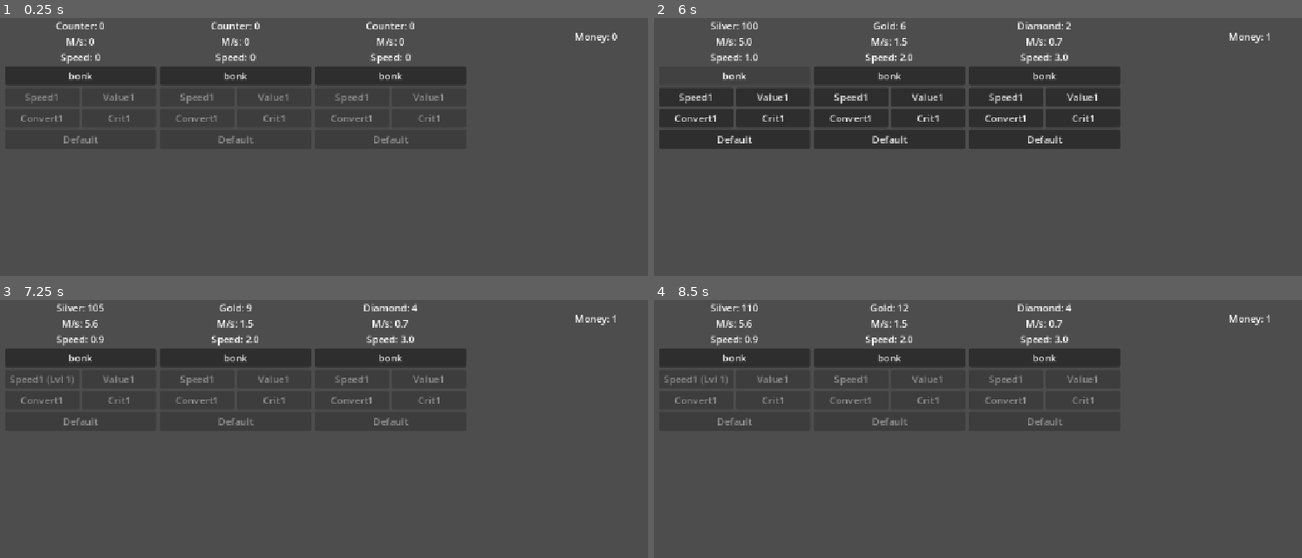
Above: before the commit, frames 1-4 (two rows, left to right).
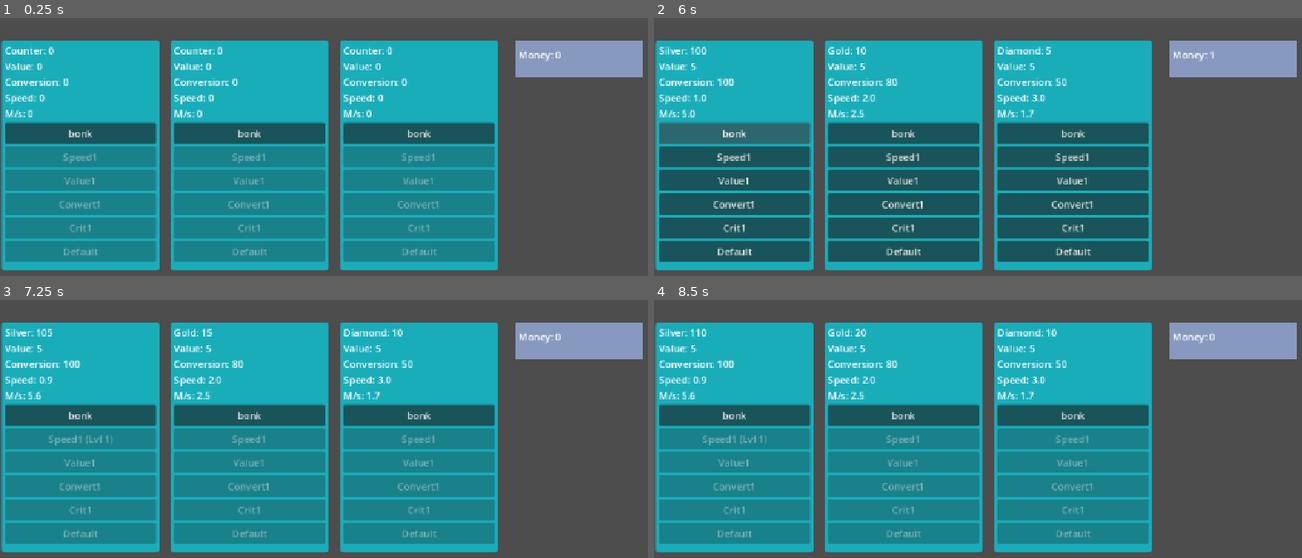
Above: after the commit, the same moments.

Repository: mobsung/IncrementalGame
Game: Godot game, scene res://game.tscn
Two runs of this game, one before a commit and one after it. Both use one fixed random seed, a clock stepped at 60 frames per second and the inputs below.
Inputs:
- Up to frame 1 (0.25 s): no input
- Up to frame 2 (6 s): click "bonk" at 0.5 s; click "bonk" at 1.25 s; click "bonk" at 2 s; tap Enter at 2.75, 5 s; tap Space at 3.5, 5.75 s
- Up to frame 3 (7.25 s): click "Speed1" at 6.5 s
- Up to frame 4 (8.5 s): tap Enter at 7.25 s

The runs differ from the first frame. In frame 1, 69% of the frame differs, in the area x 0-100%, y 1-98%; in frame 2, 70%; in frame 3, 69%; in frame 4, 69%.

Commit message:
styling counterComponent

Diff:
--- a/game.tscn
+++ b/game.tscn
@@ -8,40 +8,37 @@
 script = ExtResource("1_e2o6t")
 
 [node name="CounterComponent" parent="." unique_id=2104405447 instance=ExtResource("1_80nbo")]
+anchors_preset = 0
+anchor_left = 0.0
+anchor_top = 0.0
+anchor_right = 0.0
+anchor_bottom = 0.0
 offset_left = 8.0
-offset_top = 8.0
+offset_top = 42.0
 offset_right = 258.0
-offset_bottom = 208.0
-grow_horizontal = 1
-grow_vertical = 1
+offset_bottom = 242.0
 counter_name = "Silver"
 
 [node name="CounterComponent2" parent="." unique_id=1156436197 instance=ExtResource("1_80nbo")]
-offset_left = 264.0
-offset_top = 8.0
-offset_right = 514.0
-offset_bottom = 208.0
-grow_horizontal = 1
-grow_vertical = 1
-milestone_target = 80
-base_passive_increment = 3
+offset_left = 287.0
+offset_top = 42.0
+offset_right = 537.0
+offset_bottom = 412.0
+conversion = 80
 base_timer_wait_time = 2.0
 
 [node name="CounterComponent3" parent="." unique_id=1796525954 instance=ExtResource("1_80nbo")]
-offset_left = 520.0
-offset_top = 8.0
-offset_right = 770.0
-offset_bottom = 208.0
-grow_horizontal = 1
-grow_vertical = 1
+offset_left = 567.0
+offset_top = 42.0
+offset_right = 817.0
+offset_bottom = 412.0
 counter_name = "Diamond"
-milestone_target = 50
-base_passive_increment = 2
+conversion = 50
 base_timer_wait_time = 3.0
 
 [node name="MainCurrency" parent="." unique_id=839257024 node_paths=PackedStringArray("counter_components") groups=["bank"] instance=ExtResource("3_feb5d")]
-offset_left = 949.0
-offset_top = 6.0
-offset_right = 1149.0
-offset_bottom = 56.0
+offset_left = 856.0
+offset_top = 42.0
+offset_right = 1056.0
+offset_bottom = 92.0
 counter_components = [NodePath("../CounterComponent"), NodePath("../CounterComponent2"), NodePath("../CounterComponent3")]
--- a/scenes/Currency.tscn
+++ b/scenes/Currency.tscn
@@ -2,22 +2,35 @@
 
 [ext_resource type="Script" uid="uid://cjsjunrjrpes0" path="res://scripts/currency.gd" id="1_fkyde"]
 
+[sub_resource type="StyleBoxFlat" id="StyleBoxFlat_fkyde"]
+bg_color = Color(0.53121364, 0.6011435, 0.7437051, 1)
+corner_detail = 5
+expand_margin_left = 5.0
+expand_margin_top = 5.0
+expand_margin_right = 5.0
+expand_margin_bottom = 5.0
+anti_aliasing = false
+
 [node name="Control" type="Control" unique_id=839257024]
-custom_minimum_size = Vector2(200, 50)
+custom_minimum_size = Vector2(150, 30)
 layout_mode = 3
-anchors_preset = 0
-offset_right = 200.0
-offset_bottom = 50.0
+anchor_right = 0.13020833
+anchor_bottom = 0.046296295
 script = ExtResource("1_fkyde")
+metadata/_edit_use_anchors_ = true
 
-[node name="VBoxContainer" type="VBoxContainer" parent="." unique_id=165540705]
-custom_minimum_size = Vector2(200, 50)
+[node name="PanelContainer" type="PanelContainer" parent="." unique_id=92251455]
 layout_mode = 1
-offset_right = 200.0
-offset_bottom = 50.0
+anchors_preset = 15
+anchor_right = 1.0
+anchor_bottom = 1.0
+grow_horizontal = 2
+grow_vertical = 2
+theme_override_styles/panel = SubResource("StyleBoxFlat_fkyde")
 
-[node name="MainLabel" type="Label" parent="VBoxContainer" unique_id=1612240431]
+[node name="MainLabel" type="Label" parent="PanelContainer" unique_id=1612240431]
 unique_name_in_owner = true
+custom_minimum_size = Vector2(0, 35)
 layout_mode = 2
 size_flags_vertical = 6
 text = "Money: "
--- a/scenes/buyUpgrade.tscn
+++ b/scenes/buyUpgrade.tscn
@@ -3,11 +3,11 @@
 [ext_resource type="Script" uid="uid://dx03rfxf3wkxb" path="res://scripts/buyUpgrade.gd" id="1_q4wna"]
 
 [node name="BuyUpgrade" type="Button" unique_id=17814390]
-custom_minimum_size = Vector2(100, 0)
+custom_minimum_size = Vector2(0, 35)
+custom_maximum_size = Vector2(-1, 35)
 anchors_preset = -1
 anchor_right = 0.08680555
-anchor_bottom = 0.047839507
-offset_right = -62.0
+anchor_bottom = 0.054012347
 size_flags_horizontal = 3
 text = "Buy"
 script = ExtResource("1_q4wna")
--- a/scenes/counterComponent.tscn
+++ b/scenes/counterComponent.tscn
@@ -3,79 +3,87 @@
 [ext_resource type="Script" uid="uid://bd1uhsv7akekg" path="res://scripts/counterComponent.gd" id="1_s0xjf"]
 [ext_resource type="PackedScene" uid="uid://2dq0d5c14wsy" path="res://scenes/buyUpgrade.tscn" id="2_6bnwf"]
 
+[sub_resource type="StyleBoxFlat" id="StyleBoxFlat_dpsgk"]
+bg_color = Color(0.096785925, 0.677311, 0.73034793, 1)
+corner_radius_top_left = 5
+corner_radius_top_right = 5
+corner_radius_bottom_right = 5
+corner_radius_bottom_left = 5
+expand_margin_left = 5.0
+expand_margin_top = 5.0
+expand_margin_right = 5.0
+expand_margin_bottom = 5.0
+
 [node name="CounterComponent" type="Control" unique_id=2104405447]
-custom_minimum_size = Vector2(200, 200)
+custom_minimum_size = Vector2(200, 370)
 layout_mode = 3
-anchor_right = 0.2170139
-anchor_bottom = 0.30864197
-grow_horizontal = 2
-grow_vertical = 2
+anchor_left = 0.0026041667
+anchor_top = -0.0030864198
+anchor_right = 0.1779514
+anchor_bottom = 0.56790125
 script = ExtResource("1_s0xjf")
 metadata/_edit_use_anchors_ = true
 
 [node name="Timer" type="Timer" parent="." unique_id=1787928864]
 autostart = true
 
-[node name="VBoxContainer" type="VBoxContainer" parent="." unique_id=1348365546]
+[node name="PanelContainer" type="PanelContainer" parent="." unique_id=479265953]
 layout_mode = 1
-anchors_preset = -1
-anchor_top = -0.012499998
+anchors_preset = 15
 anchor_right = 1.0
-anchor_bottom = 1.0125
+anchor_bottom = 1.0
 grow_horizontal = 2
 grow_vertical = 2
+theme_override_styles/panel = SubResource("StyleBoxFlat_dpsgk")
 metadata/_edit_use_anchors_ = true
 
-[node name="Label" type="Label" parent="VBoxContainer" unique_id=1618765966]
+[node name="VBoxContainer" type="VBoxContainer" parent="PanelContainer" unique_id=1348365546]
+custom_minimum_size = Vector2(200, 200)
+layout_mode = 2
+metadata/_edit_use_anchors_ = true
+
+[node name="Label" type="Label" parent="PanelContainer/VBoxContainer" unique_id=1618765966]
 unique_name_in_owner = true
 layout_mode = 2
 text = "Counter: 0
-M/s: 0
-Speed: 0"
-horizontal_alignment = 1
+Value: 0
+Conversion: 0
+Speed: 0
+M/s: 0"
 
-[node name="Button" type="Button" parent="VBoxContainer" unique_id=584971701]
+[node name="Button" type="Button" parent="PanelContainer/VBoxContainer" unique_id=584971701]
+custom_minimum_size = Vector2(0, 35)
+custom_maximum_size = Vector2(-1, 35)
 layout_mode = 2
 text = "bonk"
 
-[node name="VBoxContainer2" type="VBoxContainer" parent="VBoxContainer" unique_id=1701551757]
+[node name="VBoxContainer2" type="VBoxContainer" parent="PanelContainer/VBoxContainer" unique_id=1701551757]
 layout_mode = 2
 size_flags_vertical = 3
 
-[node name="HBoxContainer" type="HBoxContainer" parent="VBoxContainer/VBoxContainer2" unique_id=1404986321]
-layout_mode = 2
-size_flags_vertical = 3
-
-[node name="Speed1" parent="VBoxContainer/VBoxContainer2/HBoxContainer" unique_id=17814390 instance=ExtResource("2_6bnwf")]
+[node name="Speed1" parent="PanelContainer/VBoxContainer/VBoxContainer2" unique_id=17814390 instance=ExtResource("2_6bnwf")]
 layout_mode = 2
 upgrade_name = "Speed1"
 upgrade_value = 0.1
 
-[node name="Value1" parent="VBoxContainer/VBoxContainer2/HBoxContainer" unique_id=1411859558 instance=ExtResource("2_6bnwf")]
+[node name="Value1" parent="PanelContainer/VBoxContainer/VBoxContainer2" unique_id=1411859558 instance=ExtResource("2_6bnwf")]
 layout_mode = 2
 upgrade_name = "Value1"
 
-[node name="HBoxContainer2" type="HBoxContainer" parent="VBoxContainer/VBoxContainer2" unique_id=488803785]
-layout_mode = 2
-size_flags_vertical = 3
-
-[node name="Convert1" parent="VBoxContainer/VBoxContainer2/HBoxContainer2" unique_id=1089699865 instance=ExtResource("2_6bnwf")]
+[node name="Convert1" parent="PanelContainer/VBoxContainer/VBoxContainer2" unique_id=1089699865 instance=ExtResource("2_6bnwf")]
 layout_mode = 2
 upgrade_name = "Convert1"
 
-[node name="Crit1" parent="VBoxContainer/VBoxContainer2/HBoxContainer2" unique_id=755492391 instance=ExtResource("2_6bnwf")]
+[node name="Crit1" parent="PanelContainer/VBoxContainer/VBoxContainer2" unique_id=755492391 instance=ExtResource("2_6bnwf")]
 layout_mode = 2
 upgrade_name = "Crit1"
 
-[node name="HBoxContainer3" type="HBoxContainer" parent="VBoxContainer/VBoxContainer2" unique_id=836637339]
-layout_mode = 2
-
-[node name="BuyUpgrade" parent="VBoxContainer/VBoxContainer2/HBoxContainer3" unique_id=2105965146 instance=ExtResource("2_6bnwf")]
+[node name="BuyUpgrade" parent="PanelContainer/VBoxContainer/VBoxContainer2" unique_id=2105965146 instance=ExtResource("2_6bnwf")]
 layout_mode = 2
 
 [connection signal="timeout" from="Timer" to="." method="_on_timer_timeout"]
-[connection signal="pressed" from="VBoxContainer/Button" to="." method="_on_manual_click_button_pressed"]
-[connection signal="was_pressed" from="VBoxContainer/VBoxContainer2/HBoxContainer/Speed1" to="." method="_on_speed_1_was_pressed"]
-[connection signal="was_pressed" from="VBoxContainer/VBoxContainer2/HBoxContainer/Value1" to="." method="_on_value_1_was_pressed"]
-[connection signal="was_pressed" from="VBoxContainer/VBoxContainer2/HBoxContainer2/Convert1" to="." method="_on_convert_1_was_pressed"]
-[connection signal="was_pressed" from="VBoxContainer/VBoxContainer2/HBoxContainer2/Crit1" to="." method="_on_crit_1_was_pressed"]
+[connection signal="pressed" from="PanelContainer/VBoxContainer/Button" to="." method="_on_manual_click_button_pressed"]
+[connection signal="was_pressed" from="PanelContainer/VBoxContainer/VBoxContainer2/Speed1" to="." method="_on_speed_1_was_pressed"]
+[connection signal="was_pressed" from="PanelContainer/VBoxContainer/VBoxContainer2/Value1" to="." method="_on_value_1_was_pressed"]
+[connection signal="was_pressed" from="PanelContainer/VBoxContainer/VBoxContainer2/Convert1" to="." method="_on_convert_1_was_pressed"]
+[connection signal="was_pressed" from="PanelContainer/VBoxContainer/VBoxContainer2/Crit1" to="." method="_on_crit_1_was_pressed"]
--- a/scripts/counterComponent.gd
+++ b/scripts/counterComponent.gd
@@ -4,8 +4,8 @@
 signal milestone_reached
 
 @export var counter_name: String = "Gold"
-@export var milestone_target: int = 100
-@export var base_passive_increment: int = 5
+@export var conversion: int = 100
+@export var increment_value: int = 5
 @export var base_timer_wait_time: float = 1.0
 
 
@@ -22,15 +22,17 @@
 
 
 func update_ui() -> void:
-	ms_1 = float(base_passive_increment) / timer.wait_time
+	ms_1 = float(increment_value) / timer.wait_time
 	counter_label.text = """%s: %d
-M/s: %.1f
-Speed: %.1f""" % [counter_name, counter_value, ms_1, timer.wait_time]
+Value: %d
+Conversion: %d
+Speed: %.1f
+M/s: %.1f""" % [counter_name, counter_value, increment_value, conversion, timer.wait_time, ms_1]
 
 	check_milestone()
 
 func check_milestone() -> void:
-	var current_milestone: int = counter_value / milestone_target
+	var current_milestone: int = counter_value / conversion
 
 	if current_milestone > last_milestone:
 		var milestones_passed = current_milestone - last_milestone
@@ -44,7 +46,7 @@
 	update_ui()
 
 func _on_timer_timeout() -> void:
-	counter_value += base_passive_increment
+	counter_value += increment_value
 	update_ui()
 
 func _on_speed_1_was_pressed() -> void:
@@ -54,12 +56,12 @@
 
 
 func _on_value_1_was_pressed() -> void:
-	base_passive_increment += 1
+	increment_value += 1
 	update_ui()
 
 
 func _on_convert_1_was_pressed() -> void:
-	milestone_target -= 1
+	conversion -= 1
 	update_ui()
 
 
--- a/scripts/currency.gd
+++ b/scripts/currency.gd
@@ -26,6 +26,7 @@
 	if current_currency >= cost:
 		current_currency -= cost
 		currency_changed.emit(current_currency)
+		update_ui()
 		return true
 	else:
 		return false
